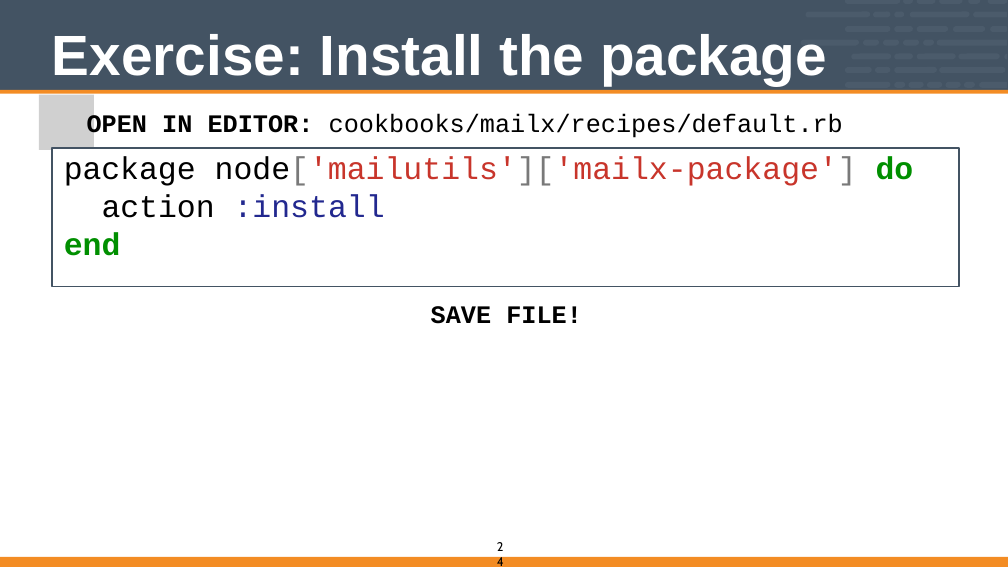
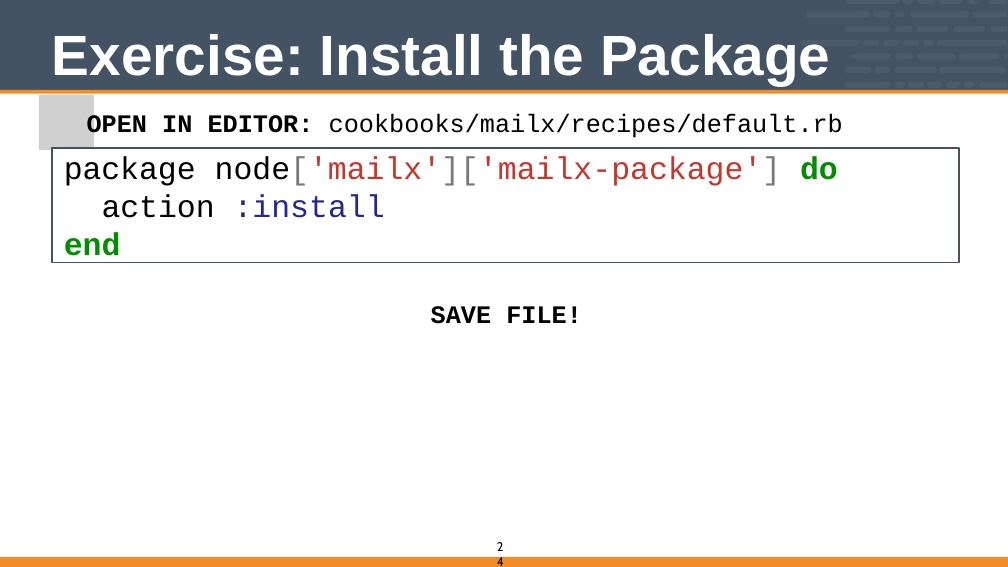
Before and after one commit to vinyar/chef-intermediate, a slide deck: slide 24 of Modules/12-Chef_Intermediate.pptx. Drawn at 1008x567 pixels with LibreOffice and Linux fonts; fonts in the diff are those of the drawing; grey boxes stand for pictures. Boxes give left, top, right and bottom in pixels: in the first picture for what was removed or moved away, otherwise in the second. Text is boxed around its words. In the diff, an @@ line names an element or a change of style, - is before the commit and + after.

```diff
--- a/Modules/12-Chef_Intermediate.pptx
+++ b/Modules/12-Chef_Intermediate.pptx
@@ title at (x1=52, y1=34, x2=830, y2=85): text changed @@
-Exercise: Install the package
+Exercise: Install the Package
@@ rectangle "package node['mailx']['mailx-package'] do" resized from (x1=52, y1=148, x2=959, y2=286) to (x1=52, y1=148, x2=959, y2=262) @@
@@ text in rectangle at (x1=64, y1=156, x2=838, y2=186): text changed @@
-package node['mailutils']['mailx-package'] do
+package node['mailx']['mailx-package'] do
```
Also in this commit, not shown: 17 other slides changed.
